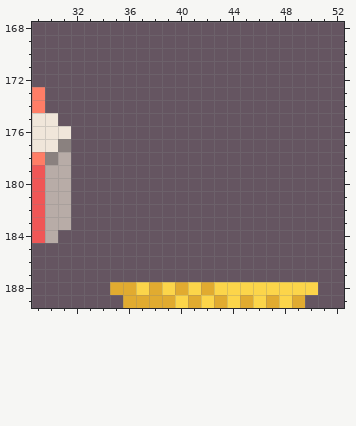
Edited in one commit: pixel-art file (Assets/AngeliA Game/Artwork/Misc/Item.ase). The picture above was drawn from the file before the commit.
256x256 pixels, 1 frame. Colours within 5 levels of each other are drawn and written as one. Shown: x 29..52, y 168..189. The commit also changed other parts of the picture, which this record leaves out.
Once edited:
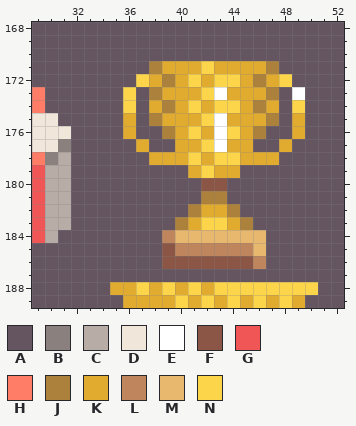
Palette (. is transparent): A #655561  B #8a817f  C #b8aca7  D #f0e6da  E #ffffff  F #8c5646  G #f05656  H #ff7d66  J #ac813b  K #e1ab30  L #bf855c  M #e8b86f  N #fcd54a
From old to new:
--- layer "@Meta #z=35"
@@ x 29..52 @@
 170 AAAAAAAAAAAAAAAAAAAAAAAA
-171 AAAAAAAAAAAAAAAAAAAAAAAA
-172 AAAAAAAAAAAAAAAAAAAAAAAA
-173 HAAAAAAAAAAAAAAAAAAAAAAA
-174 HAAAAAAAAAAAAAAAAAAAAAAA
-175 DDAAAAAAAAAAAAAAAAAAAAAA
-176 DDDAAAAAAAAAAAAAAAAAAAAA
-177 DDBAAAAAAAAAAAAAAAAAAAAA
-178 HBCAAAAAAAAAAAAAAAAAAAAA
-179 GCCAAAAAAAAAAAAAAAAAAAAA
-180 GCCAAAAAAAAAAAAAAAAAAAAA
-181 GCCAAAAAAAAAAAAAAAAAAAAA
-182 GCCAAAAAAAAAAAAAAAAAAAAA
-183 GCCAAAAAAAAAAAAAAAAAAAAA
-184 GCAAAAAAAAAAAAAAAAAAAAAA
-185 AAAAAAAAAAAAAAAAAAAAAAAA
-186 AAAAAAAAAAAAAAAAAAAAAAAA
+171 AAAAAAAAAJKKKNKKKKJAAAAA
+172 AAAAAAAANKJKNKNNKJKNAAAA
+173 HAAAAAANAJKKKNEKKKJAEAAA
+174 HAAAAAANAKJKNKNNKJKANAAA
+175 DDAAAAAKAJKKKNEKKKJAKAAA
+176 DDDAAAAKAAJKNKENKJAAKAAA
+177 DDBAAAAAKAAKKNEKKAAKAAAA
+178 HBCAAAAAAKKKNKNNKKKAAAAA
+179 GCCAAAAAAAAAKNKKAAAAAAAA
+180 GCCAAAAAAAAAAFFAAAAAAAAA
+181 GCCAAAAAAAAAAJJAAAAAAAAA
+182 GCCAAAAAAAAAJKKJAAAAAAAA
+183 GCCAAAAAAAAJKNNKJAAAAAAA
+184 GCAAAAAAAALMMMMMMMAAAAAA
+185 AAAAAAAAAAFLLLLLLMAAAAAA
+186 AAAAAAAAAAFFFFFFFLAAAAAA
 187 AAAAAAAAAAAAAAAAAAAAAAAA
Pixel boxes of the changes (left, top, right, bottom) in both pictures:
changed: (123, 61, 305, 269)
